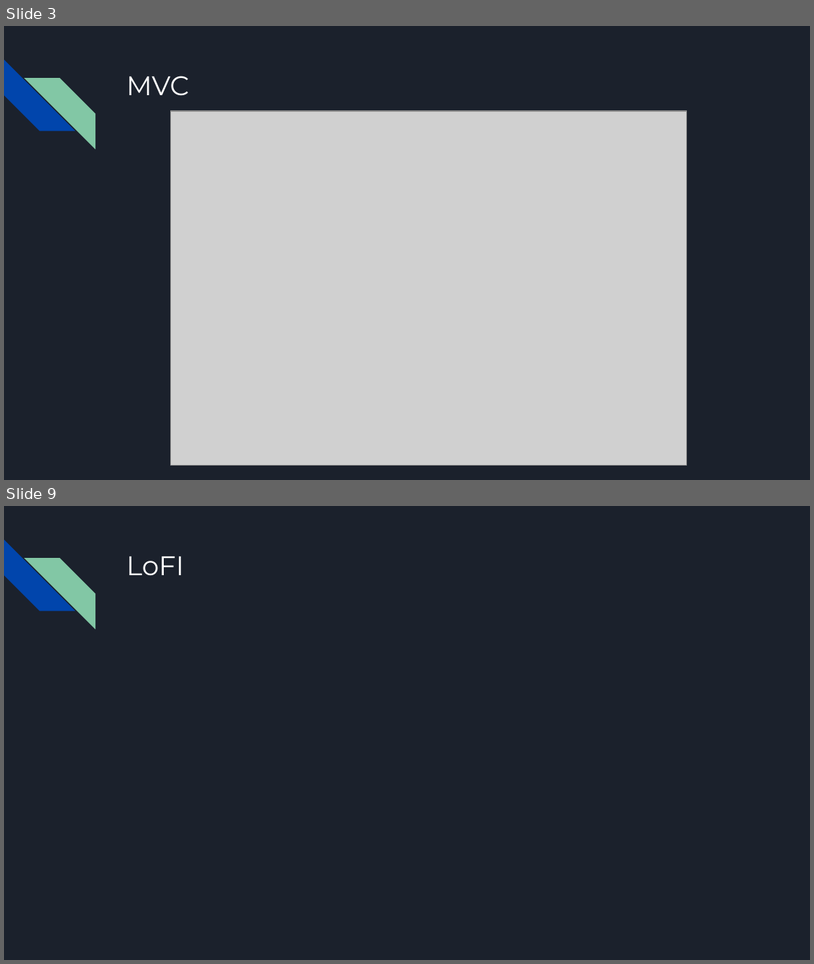
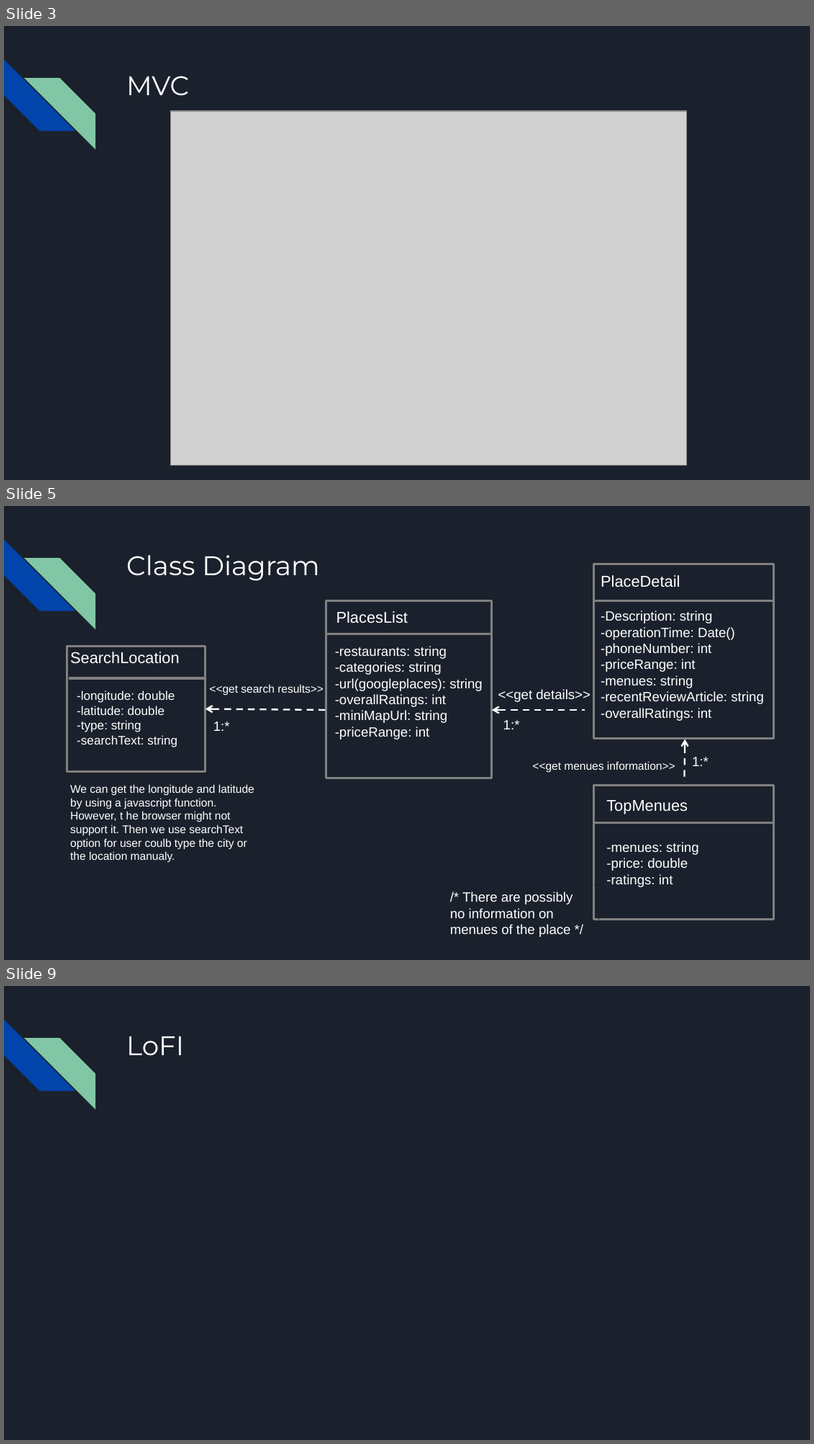
Before and after one commit to brianj-kim/ENSE-374-Project, a slide deck: Milestone#2 Reportouts/Milestone 2 report (WIP).pptx. Shown one above the other, each under a label of ours: slides 3 and 9 before the commit, slides 3, 5 and 9 after it; the slides between them are not shown. The pictures are 814x964 and 814x1444 pixels, drawn with LibreOffice and Linux fonts; fonts in the diff are those of the drawing; grey boxes stand for pictures. Boxes give left, top, right and bottom in pixels: in the first picture for what was removed or moved away, otherwise in the second. Text is boxed around its words. In the diff, an @@ line names an element or a change of style, - is before the commit and + after.

```diff
--- a/Milestone#2 Reportouts/Milestone 2 report (WIP).pptx
+++ b/Milestone#2 Reportouts/Milestone 2 report (WIP).pptx
@@ slide 5 added at bbox=[4, 506, 810, 960], background #1B212C; not listed: 2 template elements that a slide beside it also shows @@
@@ title added at bbox=[126, 555, 319, 581], 24 pt, text #FFFFFF @@
+Class Diagram
@@ rectangle added at bbox=[594, 564, 773, 737], outline #808080 2 pt @@
@@ text added at bbox=[601, 575, 680, 587], 14 pt, text #FFFFFF @@
+PlaceDetail
@@ rectangle added at bbox=[327, 601, 492, 777], outline #808080 2 pt @@
@@ text added at bbox=[337, 611, 408, 623], 14 pt, text #FFFFFF @@
+PlacesList
@@ line added from (594, 601) to (774, 601), #808080 2.25 pt @@
@@ text added at bbox=[601, 610, 764, 721], 12 pt, text #FFFFFF @@
+-Description: string
+-operationTime: Date()
+-phoneNumber: int
+-priceRange: int
+-menues: string
+-recentReviewArticle: string
+-overallRatings: int
@@ line added from (327, 634) to (492, 634), #1B212C 0.75 pt @@
@@ line added from (327, 634) to (492, 634), #808080 2.25 pt @@
@@ rectangle added at bbox=[67, 646, 206, 771], outline #808080 2 pt @@
@@ text added at bbox=[70, 651, 180, 664], 14 pt, text #FFFFFF @@
+SearchLocation
@@ text added at bbox=[335, 646, 483, 739], 12 pt, text #FFFFFF @@
+-restaurants: string
+-categories: string
+-url(googleplaces): string
+-overallRatings: int
+-miniMapUrl: string
+-priceRange: int
@@ line added from (70, 678) to (206, 678), #808080 2.25 pt @@
@@ text added at bbox=[77, 690, 178, 747], 11 pt, text #FFFFFF @@
+-longitude: double
+-latitude: double
+-type: string
+-searchText: string
@@ text added at bbox=[209, 684, 324, 695], 10 pt, text #FFFFFF @@
+<<get search results>>
@@ text added at bbox=[499, 689, 591, 702], 12 pt, text #FFFFFF @@
+<<get details>>
@@ arrow added from (327, 710) to (206, 708), #FFFFFF 1.5 pt dashed @@
@@ text added at bbox=[214, 721, 230, 731], 12 pt, text #FFFFFF @@
+1:*
@@ arrow added from (584, 710) to (492, 710), #FFFFFF 1.5 pt dashed @@
@@ text added at bbox=[504, 720, 520, 729], 12 pt, text #FFFFFF @@
+1:*
@@ arrow added from (684, 782) to (685, 739), #FFFFFF 1.5 pt dashed @@
@@ text added at bbox=[532, 761, 676, 772], 10 pt, text #FFFFFF @@
+<<get menues information>>
@@ text added at bbox=[692, 757, 709, 766], 12 pt, text #FFFFFF @@
+1:*
@@ rectangle added at bbox=[62, 777, 269, 867], outline #1B212C 0.75 pt dashed, 10 pt, text #FFFFFF @@
+We can get the longitude and latitude by using a javascript function. However, t he browser might not support it. Then we use searchText option for user coulb type the city or the location manualy.
@@ rectangle added at bbox=[594, 785, 773, 919], outline #808080 2 pt @@
@@ text added at bbox=[607, 800, 688, 813], 14 pt, text #FFFFFF @@
+TopMenues
@@ line added from (594, 823) to (774, 823), #808080 2.25 pt @@
@@ text added at bbox=[607, 842, 700, 887], 12 pt, text #FFFFFF @@
+-menues: string
+-price: double
+-ratings: int
@@ rectangle added at bbox=[442, 884, 599, 942], outline #1B212C 0.75 pt dashed, 12 pt, text #FFFFFF @@
+/* There are possibly no information on menues of the place */
```
Also in this commit, not shown: 4 other slides added, 5 slides removed.
